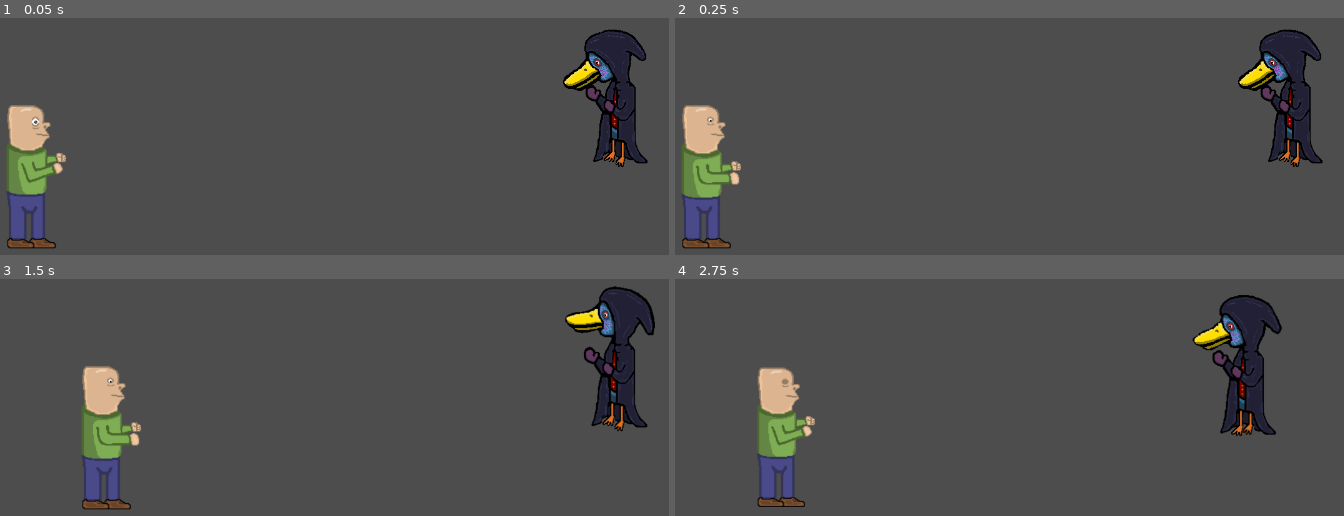
Above: before the commit, frames 1-4 (two rows, left to right).
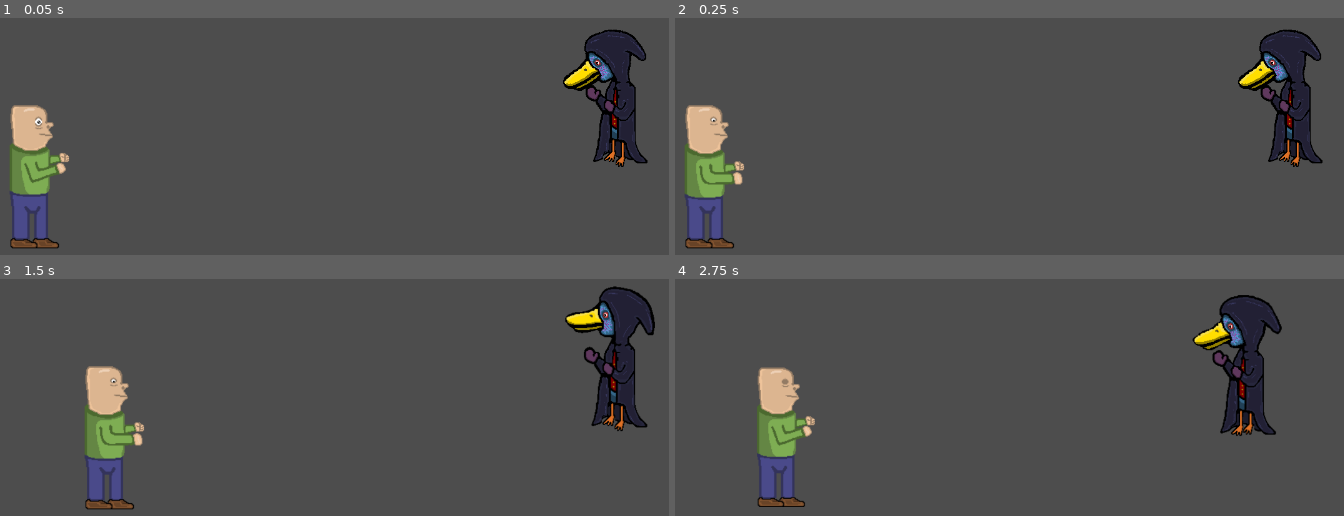
Above: after the commit, the same moments.

Repository: wildin-72/untitled_wild_game
Game: Godot game, scene res://scenes/GameScene/Levels/Level1.tscn
The game is run twice, just before and just after one commit, with the same random seed, the same clock (stepped at 60 frames per second) and the same inputs. This scene is started directly instead of the project's main scene.
Inputs (mouse positions are in pixels of both pictures, inside the frame that each line leads up to):
- Up to frame 1 (0.05 s): no input
- Up to frame 2 (0.25 s): no input
- Up to frame 3 (1.5 s): tap Enter (ui_accept) at 0.5, 0.77 s; move the mouse to (481, 333) at 0.52 s; hold Right (ui_right) 0.53-1.25 s; hold E (attack1) 0.53-1.25 s; click (481, 333) at 0.67 s; drag from (147, 378) to (582, 347) at 1.27 s
- Up to frame 4 (2.75 s): move the mouse to (outside the picture) at 2.02 s; hold Right (ui_right) from 2.03 s (still down); hold D (attack3) from 2.03 s (still down)

The runs differ from the first frame. In frame 1, 1.6% of the frame differs, in the area x 1-11%, y 36-98%; in frame 2, 1.5%; in frame 3, 1.5%; in frame 4, nothing differs.

Commit message:
cultist better AI states

Diff:
--- a/entities/Cultist/charge_state.gd
+++ b/entities/Cultist/charge_state.gd
@@ -12,9 +12,9 @@
 	if cultist.flipped == true:
 		# sprite moves, meaning I have to make the position
 		# have an offset
-		sprite.position.x = 50
+		sprite.position.x = cultist.sprite_punch_offset
 	else:
-		sprite.position.x = -50
+		sprite.position.x = -cultist.sprite_punch_offset
 
 	await get_tree().create_timer(0.5).timeout
 	transition.emit(self, "Punch")
--- a/entities/Cultist/cultist_basic.gd
+++ b/entities/Cultist/cultist_basic.gd
@@ -9,6 +9,14 @@
 @export var flipped : bool = false
 @export var state_machine : StateMachine
 @export var health : Health
+
+# this is the offset of the punch sprites
+# because they are offcentered
+@export var sprite_punch_offset: int = 50
+# how far cultist is knockedback
+@export var knockback_distance: int = 60
+# the y range that player has to be in order to punch
+@export var distance_from_player_y: int = 30
 
 func _on_cultist_move_state_flipped():
 	flipped = true
@@ -25,6 +33,3 @@
 
 func _on_health_health_depleted():
 	state_machine.on_state_transition(state_machine.current_state, "Death")
-
-func _process(_delta):
-	move_and_slide()
--- a/entities/Cultist/cultist_basic.tscn
+++ b/entities/Cultist/cultist_basic.tscn
@@ -179,6 +179,7 @@
 
 [node name="Health" type="Node" parent="."]
 script = ExtResource("6_1crm1")
+max_health = 5
 
 [node name="StateMachine" type="Node" parent="." node_paths=PackedStringArray("initial_state")]
 script = ExtResource("5_vcpa2")
--- a/entities/Cultist/hit_state.gd
+++ b/entities/Cultist/hit_state.gd
@@ -4,12 +4,18 @@
 @onready var player = get_tree().get_nodes_in_group("Player")[0]
 
 func enter():
+	cultist.velocity = Vector2(0,0)
 	knockback()
-	await get_tree().create_timer(1).timeout
+	# Not sure why, but this is needed
+	# Or else I can't transition for some reason lol
+	await get_tree().create_timer(0.75).timeout
 	transition.emit(self, "Move")
 
 func knockback():
 	if cultist.position.x > player.position.x:
-		cultist.velocity.x = -60
+		cultist.velocity.x = cultist.knockback_distance
 	elif cultist.position.x < player.position.x:
-		cultist.velocity.x = 60
+		cultist.velocity.x = -cultist.knockback_distance
+
+func physics_update(_delta):
+	cultist.move_and_slide()
--- a/entities/Cultist/move_state.gd
+++ b/entities/Cultist/move_state.gd
@@ -42,7 +42,7 @@
 
 func physics_update(_delta):
 	check_if_velocity_zero()
-	if navigation_agent.is_navigation_finished():
+	if navigation_agent.is_navigation_finished() or is_close_to_player():
 		animator.stop()
 		transition.emit(self, "Charge")
 		return
@@ -66,4 +66,12 @@
 	var next_path_position: Vector2 = navigation_agent.get_next_path_position()
 
 	cultist.velocity = current_cultist_position.direction_to(next_path_position) * movement_speed
-	#cultist.move_and_slide()
+	cultist.move_and_slide()
+
+func is_close_to_player() -> bool:
+	if abs(player.position.y - cultist.position.y) <= cultist.distance_from_player_y:
+		if flipped and player.position.x > cultist.position.x - distance_in_front_of_player:
+			return true
+		elif not flipped and player.position.x < cultist.position.x + distance_in_front_of_player:
+			return true
+	return false
--- a/entities/Player/player.tscn
+++ b/entities/Player/player.tscn
@@ -9,13 +9,10 @@
 [ext_resource type="Script" path="res://components/health.gd" id="5_62q20"]
 [ext_resource type="Script" path="res://components/statemachine.gd" id="6_jabk4"]
 [ext_resource type="Script" path="res://entities/Player/player_idle_state.gd" id="7_1qobw"]
-[ext_resource type="Script" path="res://components/invuln_timer.gd" id="7_ervk7"]
 [ext_resource type="Script" path="res://entities/Player/player_move_state.gd" id="7_sv7fj"]
 [ext_resource type="Script" path="res://entities/Player/player_attack1_state.gd" id="8_71a5d"]
 [ext_resource type="Script" path="res://entities/Player/player_attack2_state.gd" id="9_ylbjf"]
 [ext_resource type="Script" path="res://entities/Player/player_attack3_state.gd" id="10_310bg"]
-[ext_resource type="Script" path="res://entities/Player/player_hurt_state.gd" id="11_ddd2v"]
-[ext_resource type="Script" path="res://entities/Player/player_dead_state.gd" id="12_3k50m"]
 
 [sub_resource type="Animation" id="Animation_3jn3w"]
 length = 0.001
@@ -126,30 +123,6 @@
 "transitions": PackedFloat32Array(1),
 "update": 0,
 "values": [Vector2(5, -20)]
-}
-tracks/9/type = "value"
-tracks/9/imported = false
-tracks/9/enabled = true
-tracks/9/path = NodePath("Icon:self_modulate")
-tracks/9/interp = 1
-tracks/9/loop_wrap = true
-tracks/9/keys = {
-"times": PackedFloat32Array(0),
-"transitions": PackedFloat32Array(1),
-"update": 0,
-"values": [Color(1, 0, 0, 1)]
-}
-tracks/10/type = "value"
-tracks/10/imported = false
-tracks/10/enabled = true
-tracks/10/path = NodePath("Icon:rotation")
-tracks/10/interp = 1
-tracks/10/loop_wrap = true
-tracks/10/keys = {
-"times": PackedFloat32Array(0),
-"transitions": PackedFloat32Array(1),
-"update": 0,
-"values": [-1.5708]
 }
 
 [sub_resource type="Animation" id="Animation_o74dv"]
@@ -238,18 +211,6 @@
 "transitions": PackedFloat32Array(1),
 "update": 0,
 "values": [1.5708]
-}
-tracks/7/type = "value"
-tracks/7/imported = false
-tracks/7/enabled = true
-tracks/7/path = NodePath("Icon:self_modulate")
-tracks/7/interp = 1
-tracks/7/loop_wrap = true
-tracks/7/keys = {
-"times": PackedFloat32Array(0),
-"transitions": PackedFloat32Array(1),
-"update": 0,
-"values": [Color(1, 1, 1, 1)]
 }
 
 [sub_resource type="Animation" id="Animation_im36q"]
@@ -352,18 +313,6 @@
 "update": 0,
 "values": [1.5708]
 }
-tracks/8/type = "value"
-tracks/8/imported = false
-tracks/8/enabled = true
-tracks/8/path = NodePath("Icon:self_modulate")
-tracks/8/interp = 1
-tracks/8/loop_wrap = true
-tracks/8/keys = {
-"times": PackedFloat32Array(0),
-"transitions": PackedFloat32Array(1),
-"update": 0,
-"values": [Color(1, 1, 1, 1)]
-}
 
 [sub_resource type="Animation" id="Animation_afccx"]
 resource_name = "attack3"
@@ -476,98 +425,6 @@
 "transitions": PackedFloat32Array(1),
 "update": 0,
 "values": [0.0]
-}
-tracks/9/type = "value"
-tracks/9/imported = false
-tracks/9/enabled = true
-tracks/9/path = NodePath("Icon:self_modulate")
-tracks/9/interp = 1
-tracks/9/loop_wrap = true
-tracks/9/keys = {
-"times": PackedFloat32Array(0),
-"transitions": PackedFloat32Array(1),
-"update": 0,
-"values": [Color(1, 1, 1, 1)]
-}
-
-[sub_resource type="Animation" id="Animation_tgoao"]
-resource_name = "die"
-length = 0.9
-tracks/0/type = "value"
-tracks/0/imported = false
-tracks/0/enabled = true
-tracks/0/path = NodePath("Icon:position")
-tracks/0/interp = 1
-tracks/0/loop_wrap = true
-tracks/0/keys = {
-"times": PackedFloat32Array(0, 0.4),
-"transitions": PackedFloat32Array(1, 1),
-"update": 0,
-"values": [Vector2(0, -20), Vector2(-10, 100)]
-}
-tracks/1/type = "value"
-tracks/1/imported = false
-tracks/1/enabled = true
-tracks/1/path = NodePath("Icon:rotation")
-tracks/1/interp = 1
-tracks/1/loop_wrap = true
-tracks/1/keys = {
-"times": PackedFloat32Array(0, 0.4),
-"transitions": PackedFloat32Array(1, 1),
-"update": 0,
-"values": [0.0, -1.5708]
-}
-tracks/2/type = "value"
-tracks/2/imported = false
-tracks/2/enabled = true
-tracks/2/path = NodePath("Icon:self_modulate")
-tracks/2/interp = 1
-tracks/2/loop_wrap = true
-tracks/2/keys = {
-"times": PackedFloat32Array(0),
-"transitions": PackedFloat32Array(1),
-"update": 0,
-"values": [Color(1, 0, 0, 1)]
-}
-tracks/3/type = "value"
-tracks/3/imported = false
-tracks/3/enabled = true
-tracks/3/path = NodePath("Icon:frame")
-tracks/3/interp = 1
-tracks/3/loop_wrap = true
-tracks/3/keys = {
-"times": PackedFloat32Array(0, 0.1, 0.3),
-"transitions": PackedFloat32Array(1, 1, 1),
-"update": 1,
-"values": [0, 1, 2]
-}
-
-[sub_resource type="Animation" id="Animation_3r48x"]
-resource_name = "hurt"
-length = 0.1
-tracks/0/type = "value"
-tracks/0/imported = false
-tracks/0/enabled = true
-tracks/0/path = NodePath("Icon:position")
-tracks/0/interp = 1
-tracks/0/loop_wrap = true
-tracks/0/keys = {
-"times": PackedFloat32Array(0, 0.1),
-"transitions": PackedFloat32Array(1, 1),
-"update": 0,
-"values": [Vector2(-10, -20), Vector2(0, -20)]
-}
-tracks/1/type = "value"
-tracks/1/imported = false
-tracks/1/enabled = true
-tracks/1/path = NodePath("Icon:self_modulate")
-tracks/1/interp = 1
-tracks/1/loop_wrap = true
-tracks/1/keys = {
-"times": PackedFloat32Array(0, 0.1),
-"transitions": PackedFloat32Array(1, 1),
-"update": 0,
-"values": [Color(1, 0, 0, 1), Color(1, 1, 1, 1)]
 }
 
 [sub_resource type="Animation" id="Animation_78f81"]
@@ -599,42 +456,6 @@
 "update": 1,
 "values": [0, 1, 2, 3]
 }
-tracks/2/type = "value"
-tracks/2/imported = false
-tracks/2/enabled = true
-tracks/2/path = NodePath("Icon:self_modulate")
-tracks/2/interp = 1
-tracks/2/loop_wrap = true
-tracks/2/keys = {
-"times": PackedFloat32Array(0),
-"transitions": PackedFloat32Array(1),
-"update": 0,
-"values": [Color(1, 1, 1, 1)]
-}
-tracks/3/type = "value"
-tracks/3/imported = false
-tracks/3/enabled = true
-tracks/3/path = NodePath("Icon:position")
-tracks/3/interp = 1
-tracks/3/loop_wrap = true
-tracks/3/keys = {
-"times": PackedFloat32Array(0),
-"transitions": PackedFloat32Array(1),
-"update": 0,
-"values": [Vector2(0, -20)]
-}
-tracks/4/type = "value"
-tracks/4/imported = false
-tracks/4/enabled = true
-tracks/4/path = NodePath("Icon:rotation")
-tracks/4/interp = 1
-tracks/4/loop_wrap = true
-tracks/4/keys = {
-"times": PackedFloat32Array(0),
-"transitions": PackedFloat32Array(1),
-"update": 0,
-"values": [0.0]
-}
 
 [sub_resource type="Animation" id="Animation_akdc2"]
 resource_name = "walk"
@@ -665,42 +486,6 @@
 "update": 1,
 "values": [0, 1, 2, 3]
 }
-tracks/2/type = "value"
-tracks/2/imported = false
-tracks/2/enabled = true
-tracks/2/path = NodePath("Icon:self_modulate")
-tracks/2/interp = 1
-tracks/2/loop_wrap = true
-tracks/2/keys = {
-"times": PackedFloat32Array(0),
-"transitions": PackedFloat32Array(1),
-"update": 0,
-"values": [Color(1, 1, 1, 1)]
-}
-tracks/3/type = "value"
-tracks/3/imported = false
-tracks/3/enabled = true
-tracks/3/path = NodePath("Icon:position")
-tracks/3/interp = 1
-tracks/3/loop_wrap = true
-tracks/3/keys = {
-"times": PackedFloat32Array(0),
-"transitions": PackedFloat32Array(1),
-"update": 0,
-"values": [Vector2(0, -20)]
-}
-tracks/4/type = "value"
-tracks/4/imported = false
-tracks/4/enabled = true
-tracks/4/path = NodePath("Icon:rotation")
-tracks/4/interp = 1
-tracks/4/loop_wrap = true
-tracks/4/keys = {
-"times": PackedFloat32Array(0),
-"transitions": PackedFloat32Array(1),
-"update": 0,
-"values": [0.0]
-}
 
 [sub_resource type="AnimationLibrary" id="AnimationLibrary_olu7p"]
 _data = {
@@ -708,8 +493,6 @@
 "attack1": SubResource("Animation_o74dv"),
 "attack2": SubResource("Animation_im36q"),
 "attack3": SubResource("Animation_afccx"),
-"die": SubResource("Animation_tgoao"),
-"hurt": SubResource("Animation_3r48x"),
 "idle": SubResource("Animation_78f81"),
 "walk": SubResource("Animation_akdc2")
 }
@@ -723,14 +506,11 @@
 
 [sub_resource type="CapsuleShape2D" id="CapsuleShape2D_2t5e8"]
 
-[node name="Player" type="CharacterBody2D" node_paths=PackedStringArray("health") groups=["Player"]]
+[node name="Player" type="CharacterBody2D" groups=["Player"]]
 script = ExtResource("1_d4p6m")
-health = NodePath("Health")
 
 [node name="Icon" type="Sprite2D" parent="."]
-self_modulate = Color(1, 0, 0, 1)
 position = Vector2(5, -20)
-rotation = -1.5708
 scale = Vector2(1.23, 1.23)
 texture = ExtResource("2_sojug")
 hframes = 4
@@ -759,11 +539,6 @@
 [node name="CollisionShape2D" type="CollisionShape2D" parent="Hurtbox"]
 position = Vector2(0, 11)
 shape = SubResource("CapsuleShape2D_se0lq")
-
-[node name="InvulnTimer" type="Node" parent="Hurtbox"]
-script = ExtResource("7_ervk7")
-time_til_invulnerable = 0.09
-time_invulnerable = 0.5
 
 [node name="Health" type="Node" parent="."]
 script = ExtResource("5_62q20")
@@ -784,15 +559,6 @@
 sprite = NodePath("../../Icon")
 hitbox = NodePath("../../Hitbox")
 
-[node name="PlayerHurtState" type="Node" parent="StateMachine" node_paths=PackedStringArray("animator")]
-script = ExtResource("11_ddd2v")
-animator = NodePath("../../AnimationPlayer")
-
-[node name="PlayerDeadState" type="Node" parent="StateMachine" node_paths=PackedStringArray("actor", "animator")]
-script = ExtResource("12_3k50m")
-actor = NodePath("../..")
-animator = NodePath("../../AnimationPlayer")
-
 [node name="PlayerMoveState" type="Node" parent="StateMachine" node_paths=PackedStringArray("actor", "animator", "sprite", "hitbox")]
 script = ExtResource("7_sv7fj")
 actor = NodePath("../..")
@@ -815,8 +581,5 @@
 animator = NodePath("../../AnimationPlayer")
 actor = NodePath("../..")
 
-[connection signal="received_damage" from="Hurtbox" to="." method="_on_hurtbox_received_damage"]
-[connection signal="health_changed" from="Health" to="." method="_on_health_health_changed"]
-[connection signal="health_depleted" from="Health" to="." method="_on_health_health_depleted"]
 [connection signal="flipped" from="StateMachine/PlayerMoveState" to="." method="_on_player_move_state_flipped"]
 [connection signal="unflipped" from="StateMachine/PlayerMoveState" to="." method="_on_player_move_state_unflipped"]
Not shown: 1 places in entities/Player/player.tscn that only renumber resources
